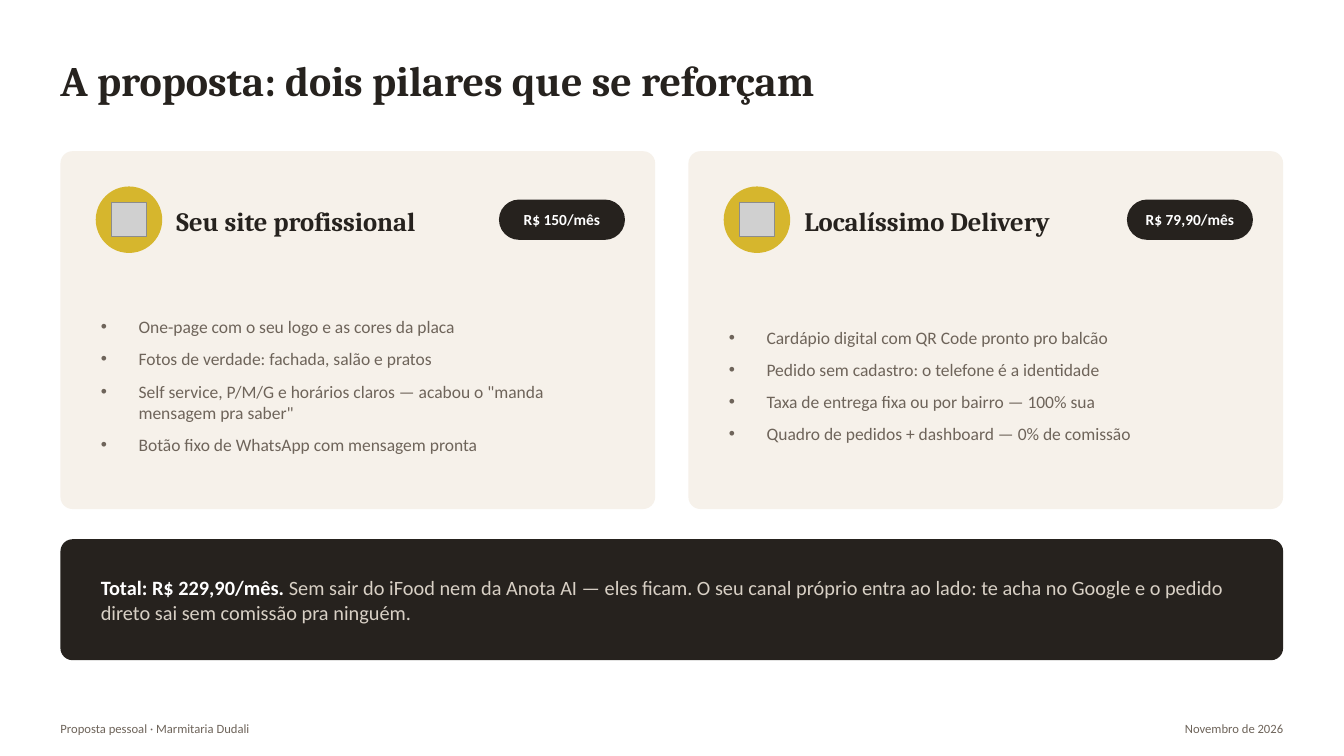
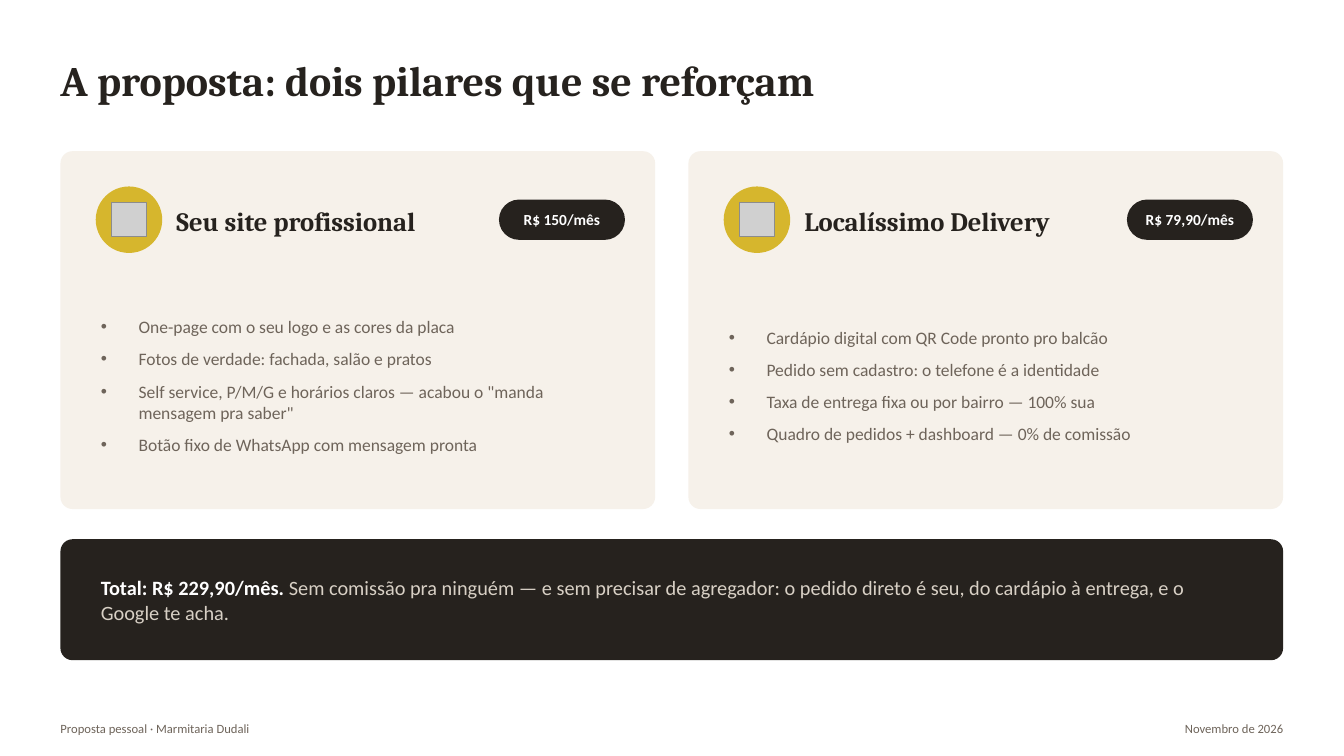
Before and after one commit to MarconiVini/live-layout, a slide deck: slide 4 of dudali/proposta-2026-11-21.pptx. Drawn at 1344x756 pixels with LibreOffice and Linux fonts; fonts in the diff are those of the drawing; grey boxes stand for pictures. Boxes give left, top, right and bottom in pixels: in the first picture for what was removed or moved away, otherwise in the second. Text is boxed around its words. In the diff, an @@ line names an element or a change of style, - is before the commit and + after.

```diff
--- a/dudali/proposta-2026-11-21.pptx
+++ b/dudali/proposta-2026-11-21.pptx
@@ text at box(101, 580, 1184, 624): text changed @@
-Total: R$ 229,90/mês. Sem sair do iFood nem da Anota AI — eles ficam. O seu canal próprio entra ao lado: te acha no Google e o pedido direto sai sem comissão pra ninguém.
+Total: R$ 229,90/mês. Sem comissão pra ninguém — e sem precisar de agregador: o pedido direto é seu, do cardápio à entrega, e o Google te acha.
```
Also in this commit, not shown: 2 other slides changed, 1 other file.
